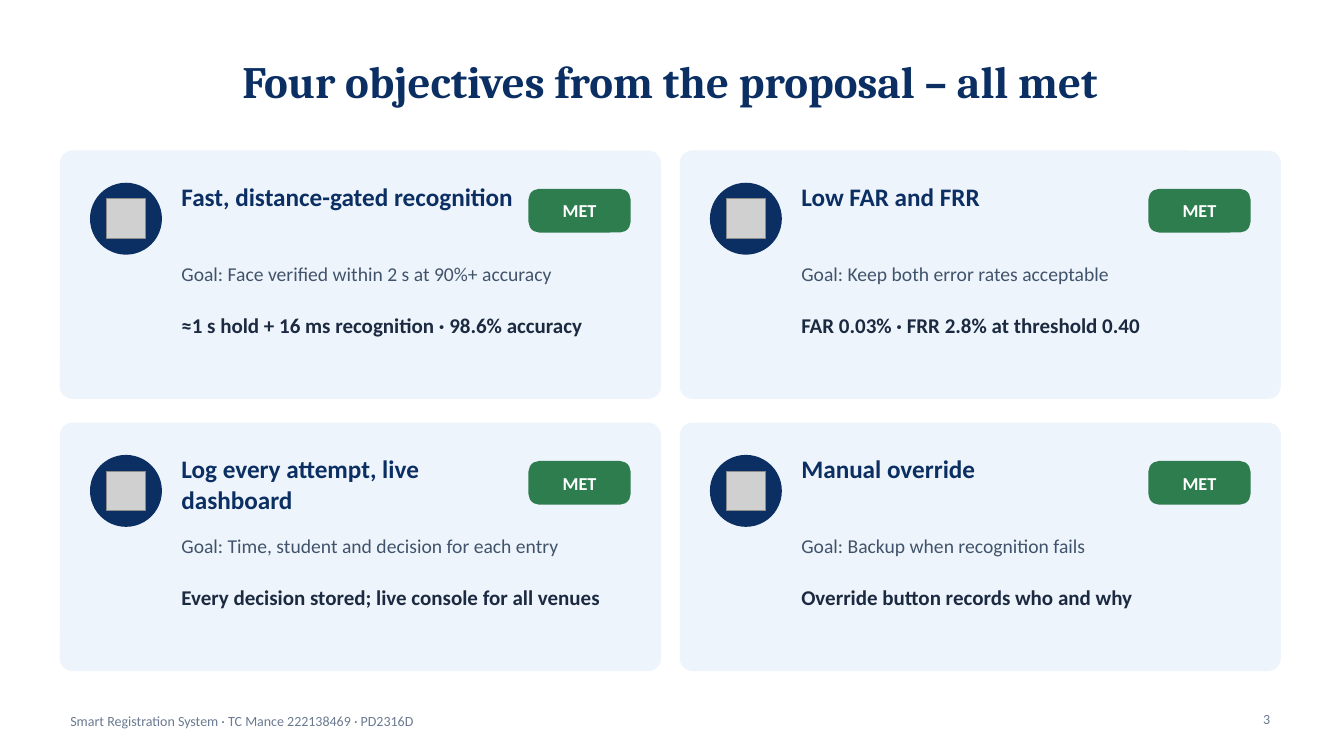
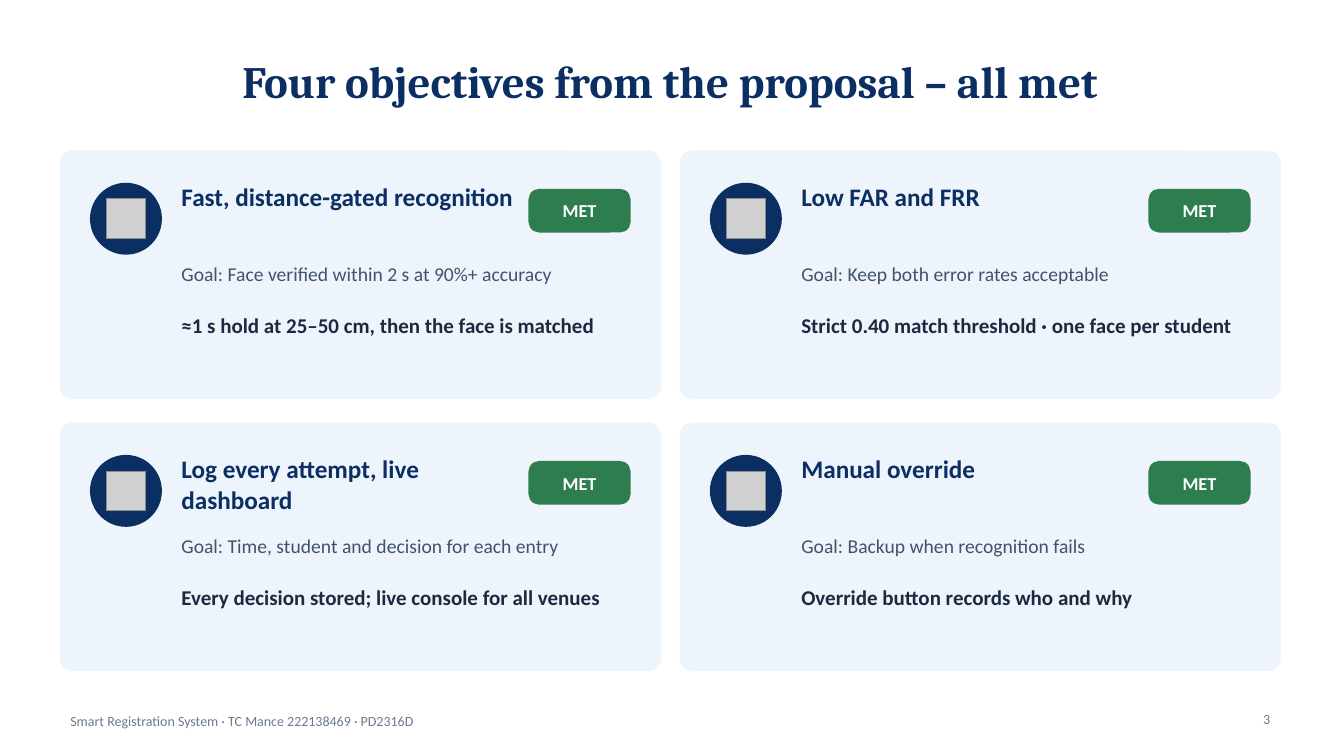
Before and after one commit to TebogoClifford/Smart_Registration_System, a slide deck: slide 3 of docs_out/SRS_Presentation_TC_Mance.pptx. Drawn at 1344x756 pixels with LibreOffice and Linux fonts; fonts in the diff are those of the drawing; grey boxes stand for pictures. Boxes give left, top, right and bottom in pixels: in the first picture for what was removed or moved away, otherwise in the second. Text is boxed around its words. In the diff, an @@ line names an element or a change of style, - is before the commit and + after.

```diff
--- a/docs_out/SRS_Presentation_TC_Mance.pptx
+++ b/docs_out/SRS_Presentation_TC_Mance.pptx
@@ text at bbox=[181, 318, 594, 336]: text changed @@
-≈1 s hold + 16 ms recognition · 98.6% accuracy
+≈1 s hold at 25–50 cm, then the face is matched
@@ text at bbox=[801, 318, 1231, 337]: text changed @@
-FAR 0.03% · FRR 2.8% at threshold 0.40
+Strict 0.40 match threshold · one face per student
```
Also in this commit, not shown: 1 other slide changed, 1 slide removed, 1 other file.
